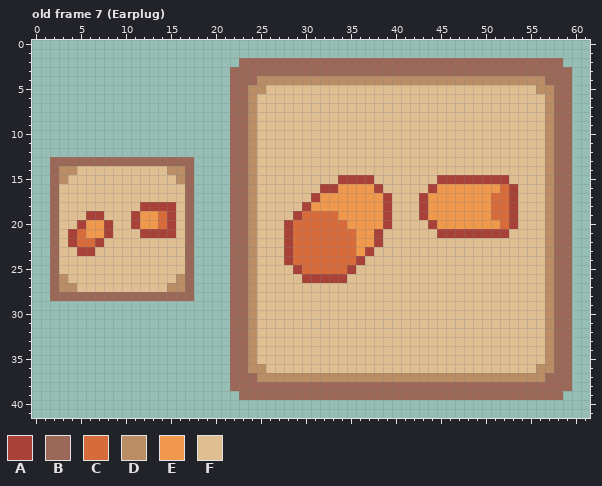
Pixel-art file: Personal_Roberto/ASEPRITE/5. Menú/ItemsUI/Items.aseprite. The picture above is the old version.
62x42 pixels, 8 frames. Shown: old frame 7 (Earplug). The commit also changed other frames, which this record leaves out.
Visible layers, top first: "Items Zoom", "Items Tiny", "Bases".
Palette (. is transparent): A #a84239  B #9b6757  C #d86b3a  D #bb8d64  E #f0984b  F #dfbf92
Pixels before, old frame 7 (Earplug) (only the part around the change), first column x 0:
 0 ..............................................................
 1 ..............................................................
 2 .......................BBBBBBBBBBBBBBBBBBBBBBBBBBBBBBBBBBBB...
 3 ......................BBBBBBBBBBBBBBBBBBBBBBBBBBBBBBBBBBBBBB..
 4 ......................BBBDDDDDDDDDDDDDDDDDDDDDDDDDDDDDDDDBBB..
 5 ......................BBDDFFFFFFFFFFFFFFFFFFFFFFFFFFFFFFDDBB..
 6 ......................BBDFFFFFFFFFFFFFFFFFFFFFFFFFFFFFFFFDBB..
 7 ......................BBDFFFFFFFFFFFFFFFFFFFFFFFFFFFFFFFFDBB..
 8 ......................BBDFFFFFFFFFFFFFFFFFFFFFFFFFFFFFFFFDBB..
 9 ......................BBDFFFFFFFFFFFFFFFFFFFFFFFFFFFFFFFFDBB..
10 ......................BBDFFFFFFFFFFFFFFFFFFFFFFFFFFFFFFFFDBB..
11 ......................BBDFFFFFFFFFFFFFFFFFFFFFFFFFFFFFFFFDBB..
12 ......................BBDFFFFFFFFFFFFFFFFFFFFFFFFFFFFFFFFDBB..
13 ..BBBBBBBBBBBBBBBB....BBDFFFFFFFFFFFFFFFFFFFFFFFFFFFFFFFFDBB..
14 ..BDDFFFFFFFFFFDDB....BBDFFFFFFFFFFFFFFFFFFFFFFFFFFFFFFFFDBB..
15 ..BDFFFFFFFFFFFFDB....BBDFFFFFFFFFAAAAFFFFFFFAAAAAAAAFFFFDBB..
16 ..BFFFFFFFFFFFFFFB....BBDFFFFFFFAAEEEEAFFFFFAEEEEEEECAFFFDBB..
17 ..BFFFFFFFFFFFFFFB....BBDFFFFFFAEEEEEEEAFFFAEEEEEEECCAFFFDBB..
18 ..BFFFFFFFFFAAAAFB....BBDFFFFFAEEEEEEEEAFFFAEEEEEEECCAFFFDBB..
19 ..BFFFAAFFFAEECAFB....BBDFFFFACCCCEEEEEAFFFAEEEEEEECCAFFFDBB..
20 ..BFFAEEAFFAEECAFB....BBDFFFACCCCCCEEEEAFFFFAEEEEEEECAFFFDBB..
21 ..BFACEEAFFFAAAAFB....BBDFFFACCCCCCCEEAFFFFFFAAAAAAAAFFFFDBB..
22 ..BFACCAFFFFFFFFFB....BBDFFFACCCCCCCEEAFFFFFFFFFFFFFFFFFFDBB..
23 ..BFFAAFFFFFFFFFFB....BBDFFFACCCCCCCEAFFFFFFFFFFFFFFFFFFFDBB..
24 ..BFFFFFFFFFFFFFFB....BBDFFFACCCCCCCAFFFFFFFFFFFFFFFFFFFFDBB..
25 ..BFFFFFFFFFFFFFFB....BBDFFFFACCCCCAFFFFFFFFFFFFFFFFFFFFFDBB..
26 ..BDFFFFFFFFFFFFDB....BBDFFFFFAAAAAFFFFFFFFFFFFFFFFFFFFFFDBB..
27 ..BDDFFFFFFFFFFDDB....BBDFFFFFFFFFFFFFFFFFFFFFFFFFFFFFFFFDBB..
28 ..BBBBBBBBBBBBBBBB....BBDFFFFFFFFFFFFFFFFFFFFFFFFFFFFFFFFDBB..
29 ......................BBDFFFFFFFFFFFFFFFFFFFFFFFFFFFFFFFFDBB..
30 ......................BBDFFFFFFFFFFFFFFFFFFFFFFFFFFFFFFFFDBB..
31 ......................BBDFFFFFFFFFFFFFFFFFFFFFFFFFFFFFFFFDBB..
32 ......................BBDFFFFFFFFFFFFFFFFFFFFFFFFFFFFFFFFDBB..
33 ......................BBDFFFFFFFFFFFFFFFFFFFFFFFFFFFFFFFFDBB..
34 ......................BBDFFFFFFFFFFFFFFFFFFFFFFFFFFFFFFFFDBB..
35 ......................BBDFFFFFFFFFFFFFFFFFFFFFFFFFFFFFFFFDBB..
36 ......................BBDDFFFFFFFFFFFFFFFFFFFFFFFFFFFFFFDDBB..
37 ......................BBBDDDDDDDDDDDDDDDDDDDDDDDDDDDDDDDDBBB..
38 ......................BBBBBBBBBBBBBBBBBBBBBBBBBBBBBBBBBBBBBB..
39 .......................BBBBBBBBBBBBBBBBBBBBBBBBBBBBBBBBBBBB...
40 ..............................................................
41 ..............................................................
And afterwards:
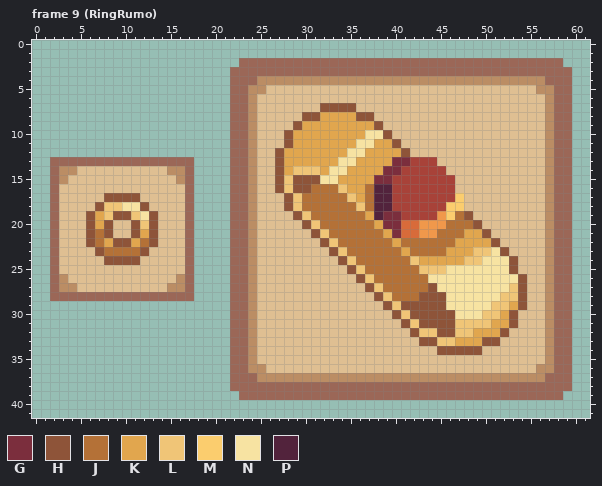
Colours new in this view: G #7b2e3d  H #8e5439  J #b47137  K #e1a64e  L #f0c577  M #fbcd6e  N #f7e3a2  P #52233c
A new or re-ordered frame is compared with the old frame closest to it.
The exact change:
frames 8 -> 10
layer "Layer 1" added
Changed rows in their new state; - is an unchanged pixel.
Frame 9 (RingRumo) is new; against old frame 7 (Earplug), layers "Layer 1", "Items Zoom", "Items Tiny":
first column x 4:
 7 ----------------------------HHHH-------------------
 8 --------------------------HHKKKKHH-----------------
 9 -------------------------HKKKKKKKKH----------------
10 ------------------------HKKKKKKKKNNH---------------
11 ------------------------HKKKKKKKNNKKH--------------
12 -----------------------HKKKKKKKNNKKKKH-------------
13 -----------------------HKKKKKKNNKKKKGGAAA----------
14 -----------------------HKLLLKNNKKKKGGAAAAA---------
15 -----------------------HLHHHNNKKKKGGAAAAA--FFFFFF--
16 -----------------------HLHHJJJLKKJPPAAAA-AAFFFFFFF-
17 ----HHHH----------------HLJJJJJLKJPPAAA-AAAMFFFFFF-
18 ---HLLNNHFFF------------HLJJJJJJLJPPAAA-AAMMFFFFFF-
19 --HKLHHLNHFF-------------HLJJJJJJKPGGAA-A-MJHFFFFF-
20 -FHKH--HLHFF------------FFHLJJJJJJKGGCCEE-JJJHFFFF-
21 FFHJH--HKHFF------------FFFHLJJJJJJKGCCEEJJJKKHFF--
22 FFHJKHHKJH--------------FFFFHLJJJJJJKJJJJJJKKKKH---
23 -FFHJJJJH---------------FFFFFHLJJJJJJKJJJJKKKLLNH--
24 ----HHHH----------------FFFFFFHLJJJJJJLKKKKKLLNNNH-
25 -------------------------FFFFFFHLJJJJJJLLLNNNNNNNH-
26 --------------------------FFFFF-HLJJJJJJNNNNNNNNNNH
27 ---------------------------------HLJJJJJHNNNNNNNNLH
28 ----------------------------------HLJJJHHHNNNNNNLLH
29 -----------------------------------HLHHHHHNNNNNLLKH
30 ------------------------------------HLHHHHHNNNLLKH-
31 -------------------------------------HLHHHHLLLLKKH-
32 --------------------------------------HLLHHLLKKKH--
33 ---------------------------------------HHLLKKKHH---
34 -----------------------------------------HHHHH-----
